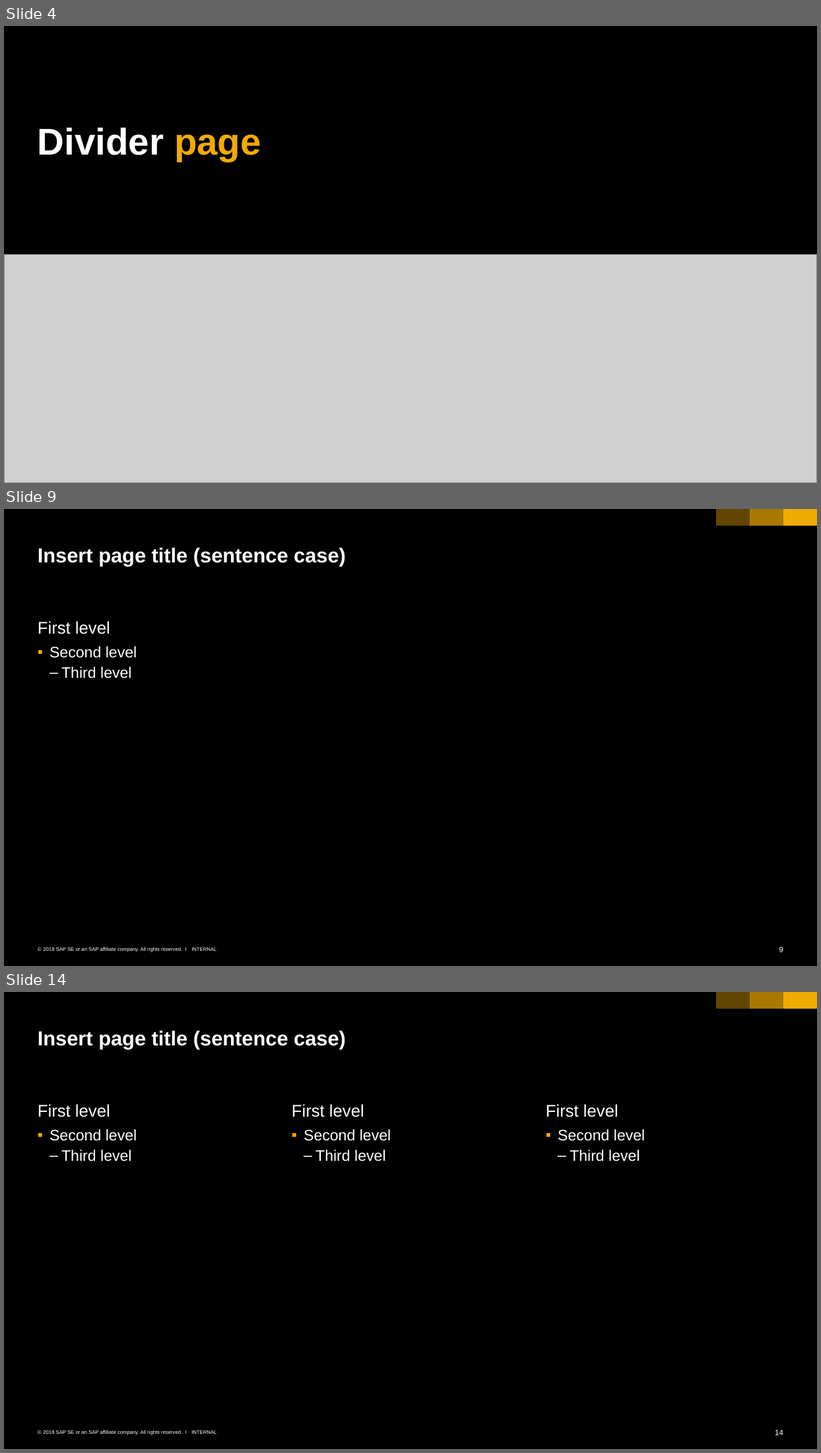
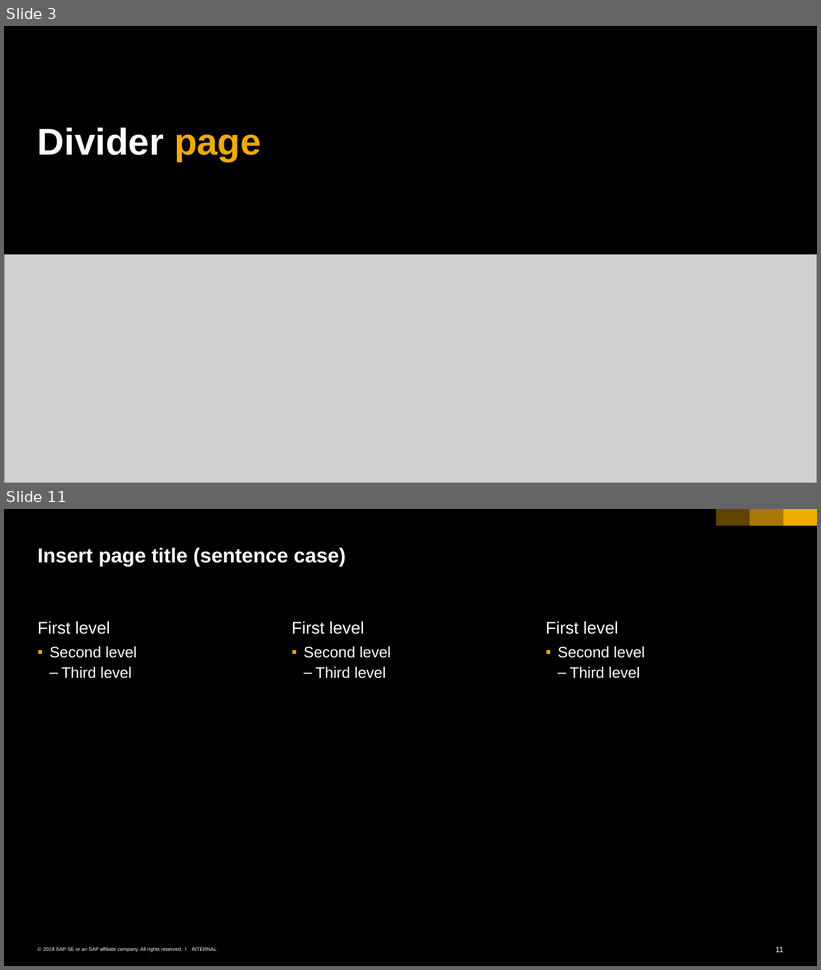
Before and after one commit to HackYourCareer/201805_HYC-devops-community_chapter2, a slide deck: presentation/dc_c2.pptx. Shown one above the other, each under a label of ours: slides 4, 9 and 14 before the commit, slides 3 and 11 after it; the slides between them are not shown. The pictures are 821x1453 and 821x970 pixels, drawn with LibreOffice and Linux fonts; fonts in the diff are those of the drawing; grey boxes stand for pictures. Boxes give left, top, right and bottom in pixels: in the first picture for what was removed or moved away, otherwise in the second. Text is boxed around its words. In the diff, an @@ line names an element or a change of style, - is before the commit and + after.

```diff
--- a/presentation/dc_c2.pptx
+++ b/presentation/dc_c2.pptx
@@ slide 9 removed at <box>4,509,817,966</box>, background #000000; not listed: 6 template elements that a slide beside it also shows @@
@@ title removed at <box>38,547,346,566</box> @@
-Insert page title (sentence case)
@@ text removed at <box>38,621,137,679</box> @@
-First level
-  ▪ Second level
-    – Third level
@@ what was slide 4 is now slide 3 @@
@@ what was slide 14 is now slide 11 @@
@@ page number at <box>776,947,783,953</box>: text changed @@
-14
+11
```
Also in this commit, not shown: 1 slide changed, 6 slides added, 8 other slides removed, 17 other files.
